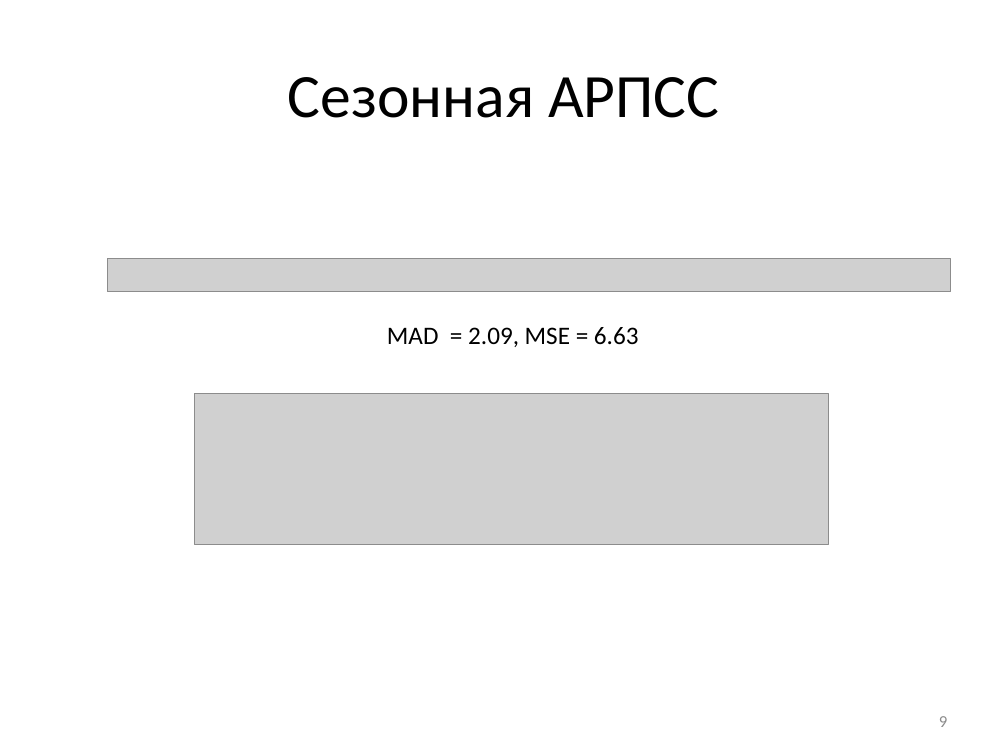
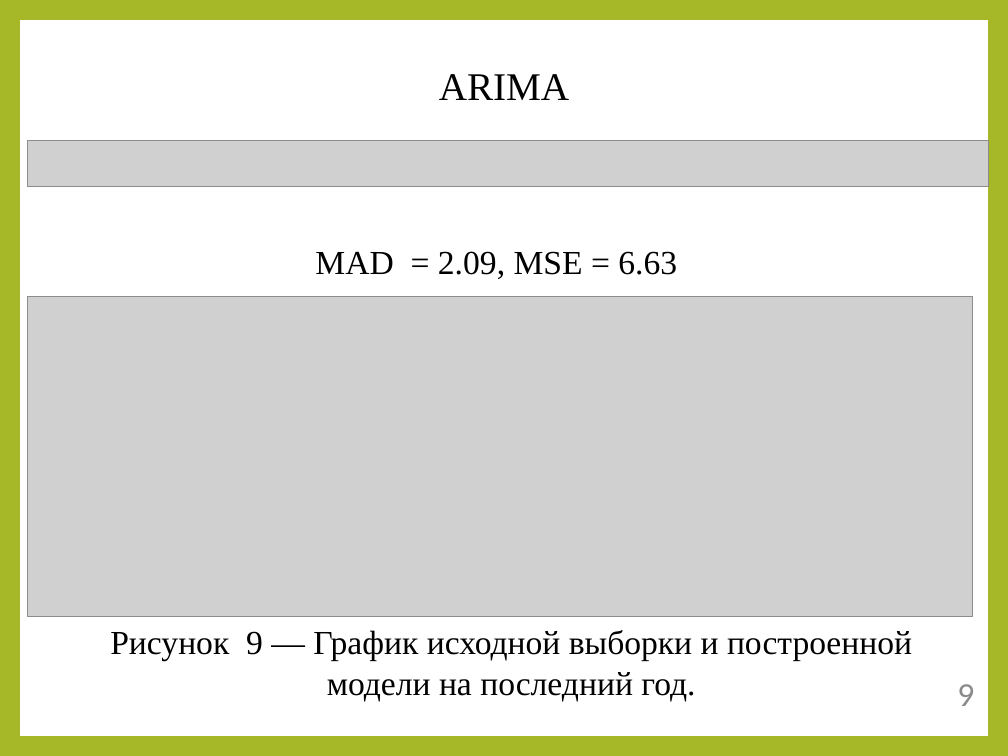
Before and after one commit to Ivan456/diplom, a slide deck: slide 9 of Ivan Vodich.pptx. Drawn at 1008x756 pixels with LibreOffice and Linux fonts; fonts in the diff are those of the drawing; grey boxes stand for pictures. Boxes give left, top, right and bottom in pixels: in the first picture for what was removed or moved away, otherwise in the second. Text is boxed around its words. In the diff, an @@ line names an element or a change of style, - is before the commit and + after.

```diff
--- a/Ivan Vodich.pptx
+++ b/Ivan Vodich.pptx
@@ background #FFFFFF to #A6B727 @@
@@ rectangle added at box(20, 20, 988, 736), fill #FFFFFF @@
@@ text at box(439, 74, 570, 100): text changed; size 44 to 28 pt; font Calibri to Times New Roman @@
-Сезонная АРПСС
+ARIMA
@@ picture: place and size @@
-picture at box(107, 259, 951, 292)
+picture at box(28, 140, 989, 186)
@@ text "MAD = 2.09, MSE = ...": place and size @@
-text "MAD = 2.09, MSE = ..." at box(387, 327, 639, 347)
+text "MAD = 2.09, MSE = ..." at box(315, 251, 677, 279)
@@ text "MAD = 2.09, MSE = ..." at box(315, 251, 677, 279): size 18 to 24 pt, font Calibri to Times New Roman @@
@@ picture: place and size @@
-picture at box(195, 394, 829, 545)
+picture at box(28, 296, 973, 616)
@@ text added at box(110, 630, 912, 701), 24 pt, text #000000 @@
+Рисунок 9 ― График исходной выборки и построенной модели на последний год.
@@ text "9": place and size @@
-text "9" at box(939, 716, 947, 727)
+text "9" at box(957, 684, 974, 706)
@@ text "9" at box(957, 684, 974, 706): size 12 to 24 pt @@
```
Also in this commit, not shown: 5 other slides changed, 5 slides added, 5 slides removed, 3 other files.
